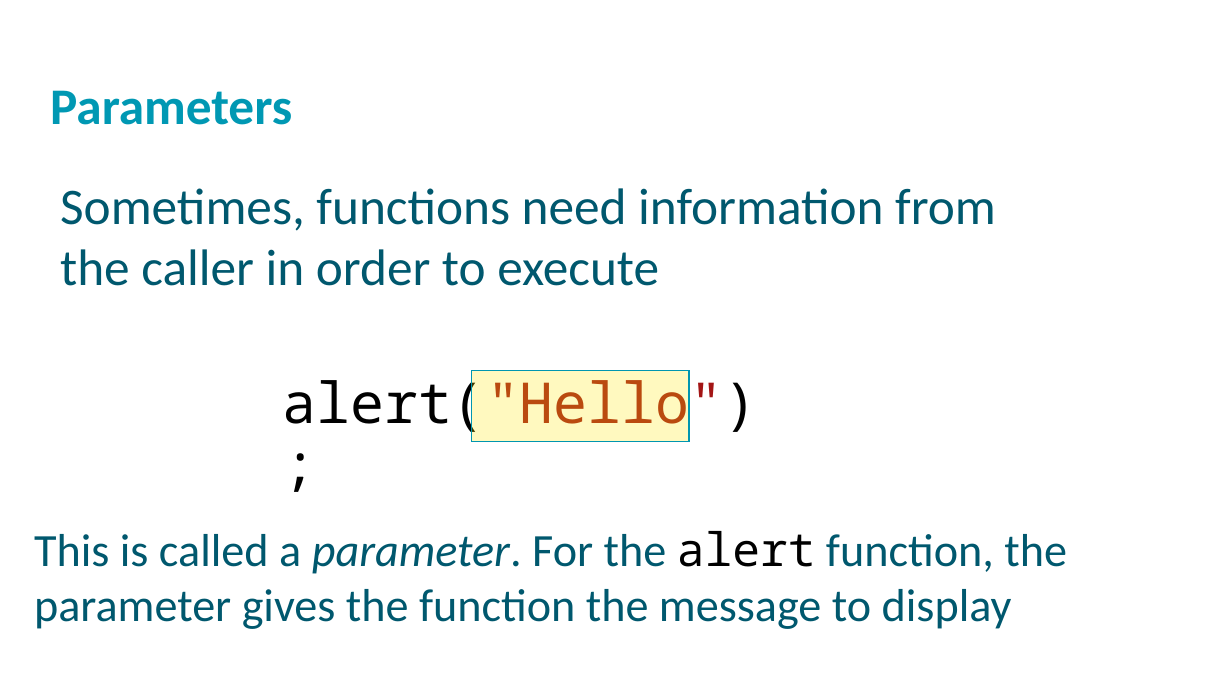
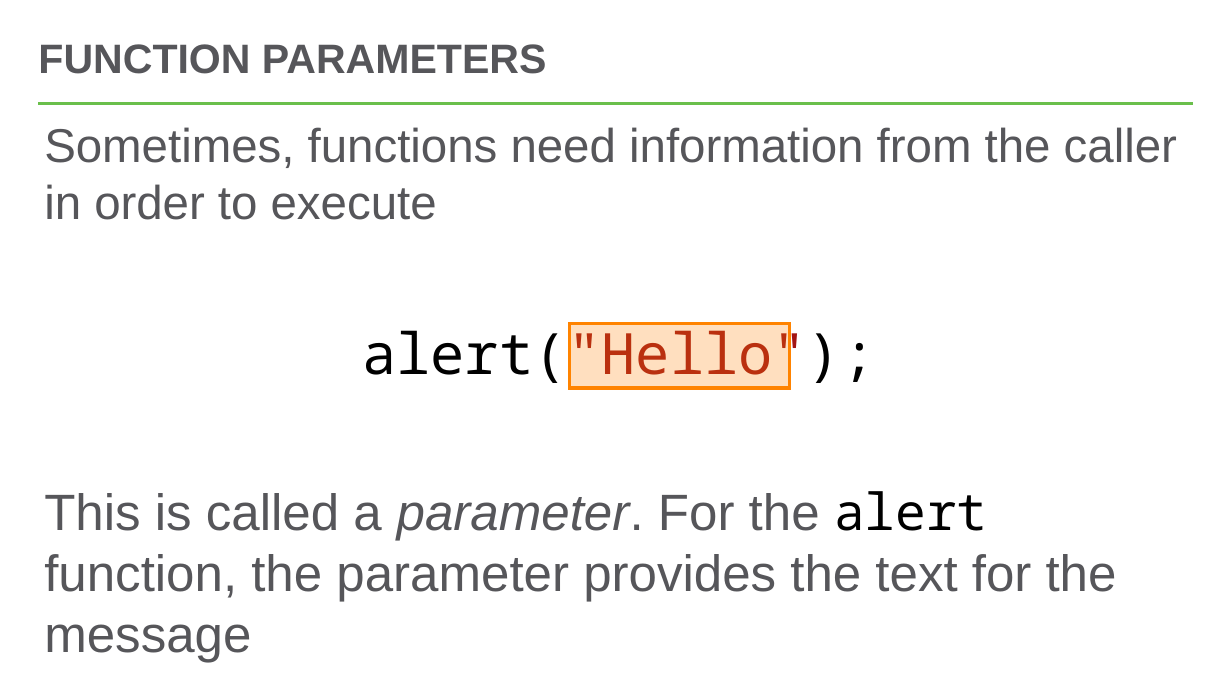
Before and after one commit to hytechclub/web-102, a slide deck: slide 6 of Week08/FunctionParameters.pptx (slide 9 before the commit). Drawn at 1232x693 pixels with LibreOffice and Linux fonts; fonts in the diff are those of the drawing; background and template pictures are left out. Boxes give left, top, right and bottom in pixels: in the first picture for what was removed or moved away, otherwise in the second. Text is boxed around its words. In the diff, an @@ line names an element or a change of style, - is before the commit and + after.

```diff
--- a/Week08/FunctionParameters.pptx
+++ b/Week08/FunctionParameters.pptx
@@ title added at (x1=38, y1=44, x2=546, y2=74), 32 pt, text #56565A, bold @@
+FUNCTION PARAMETERS
@@ line added from (39, 104) to (1194, 104), #54C8E8 2.25 pt @@
@@ text removed at (x1=50, y1=90, x2=292, y2=125) @@
-Parameters
@@ text added at (x1=44, y1=127, x2=1177, y2=662), 39.8 pt, text #56565A @@
+Sometimes, functions need information from the caller in order to execute
+alert("Hello");
+This is called a parameter. For the alert function, the parameter provides the text for the message
@@ text removed at (x1=60, y1=188, x2=996, y2=286) @@
-Sometimes, functions need information from the caller in order to execute
@@ rectangle resized from (x1=472, y1=371, x2=689, y2=442) to (x1=570, y1=323, x2=790, y2=388) @@
@@ rectangle at (x1=570, y1=323, x2=790, y2=388): fill #FFE900 at 25% opacity to #FF8300 at 25% opacity; outline #0096B0 1 pt to #FF8300 2.5 pt @@
@@ text removed at (x1=283, y1=370, x2=758, y2=438) @@
-alert("Hello");
@@ text removed at (x1=34, y1=531, x2=1067, y2=629) @@
-This is called a parameter. For the alert function, the parameter gives the function the message to display
```
Also in this commit, not shown: 7 other slides changed, 1 slide added, 4 slides removed, 2 other files.
